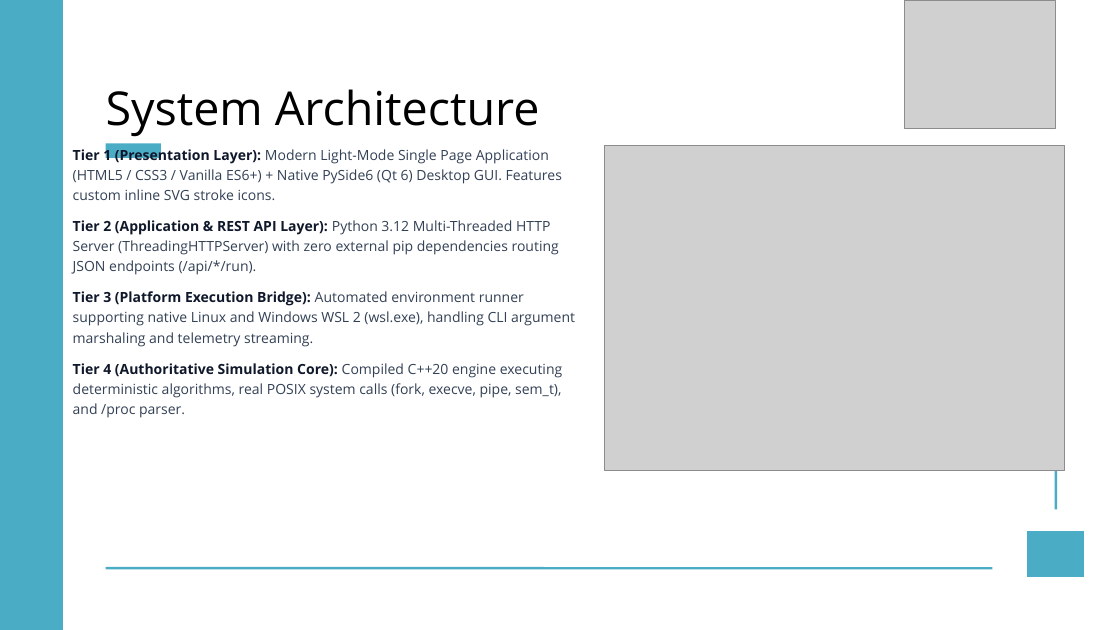
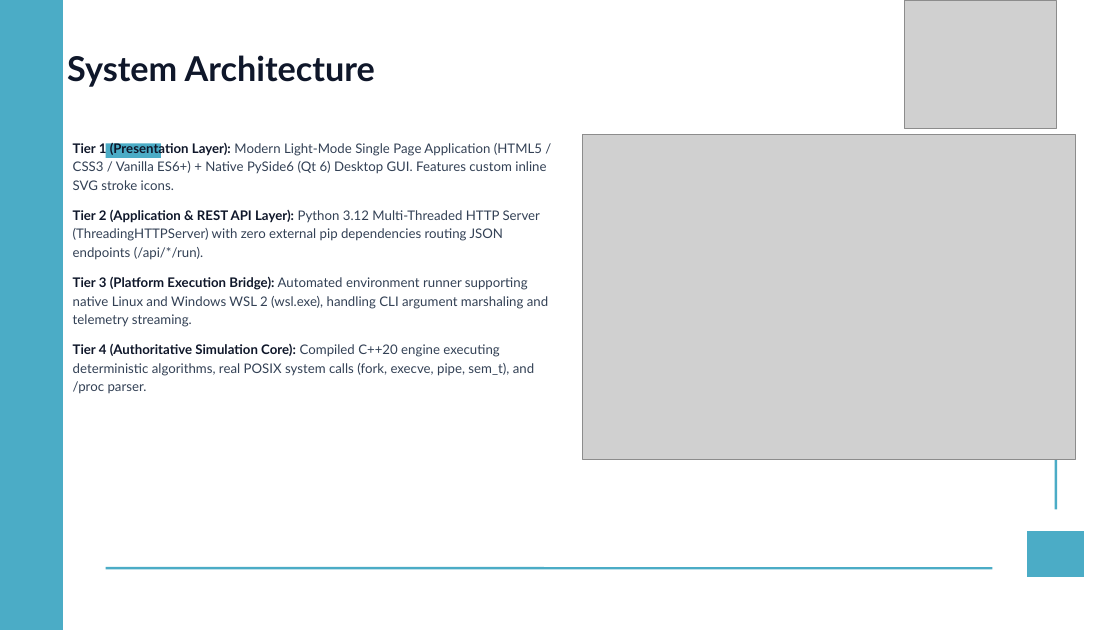
Before and after one commit to Manthan270706/OScope-Operating_Systems_Simulation, a slide deck: slide 6 of Mid Sem PPT.pptx. Drawn at 1120x630 pixels with LibreOffice and Linux fonts; fonts in the diff are those of the drawing; grey boxes stand for pictures. Boxes give left, top, right and bottom in pixels: in the first picture for what was removed or moved away, otherwise in the second. Text is boxed around its words. In the diff, an @@ line names an element or a change of style, - is before the commit and + after.

Commit message:
docs: format presentation with Lato and Lato Bold fonts and optimize slide layouts

```diff
--- a/Mid Sem PPT.pptx
+++ b/Mid Sem PPT.pptx
@@ text "System Architecture": place and size @@
-text "System Architecture" at [106,89,540,137]
+text "System Architecture" at [67,55,375,87]
@@ text "System Architecture" at [67,55,375,87]: size 60 to 44 pt, font Open Sans to Lato, text colour #000000 to #0F172A, bold on; line spacing 102.5pt to 1 @@
@@ text "Tier 1 (Presentation Layer): Modern ..." at [73,141,548,394]: size 18 to 17 pt, font Open Sans to Lato; line spacing 1.2 to 1.18 @@
@@ picture: place and size @@
-picture at [605,146,1064,470]
+picture at [582,134,1075,459]
```
Also in this commit, not shown: 8 other slides changed, 1 other file.
